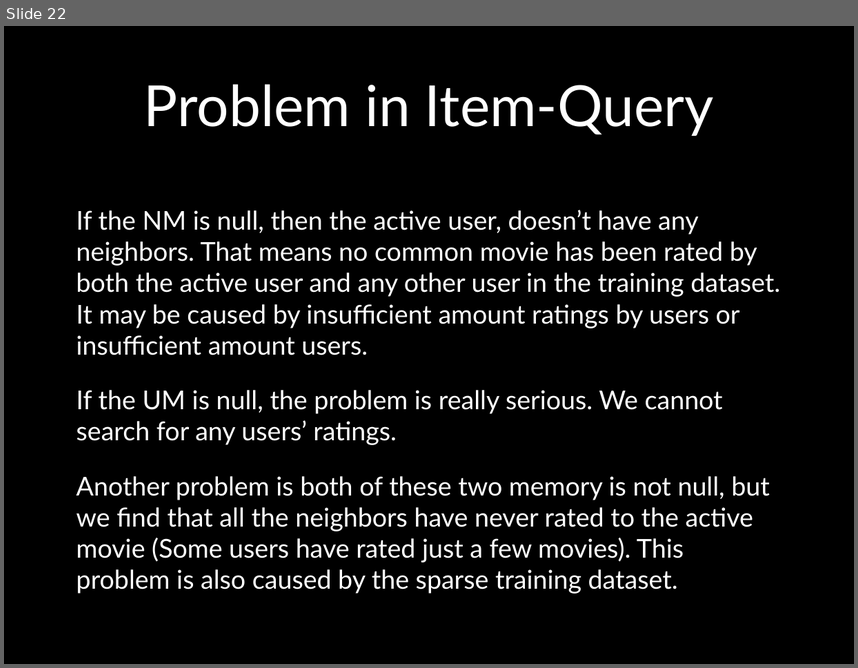
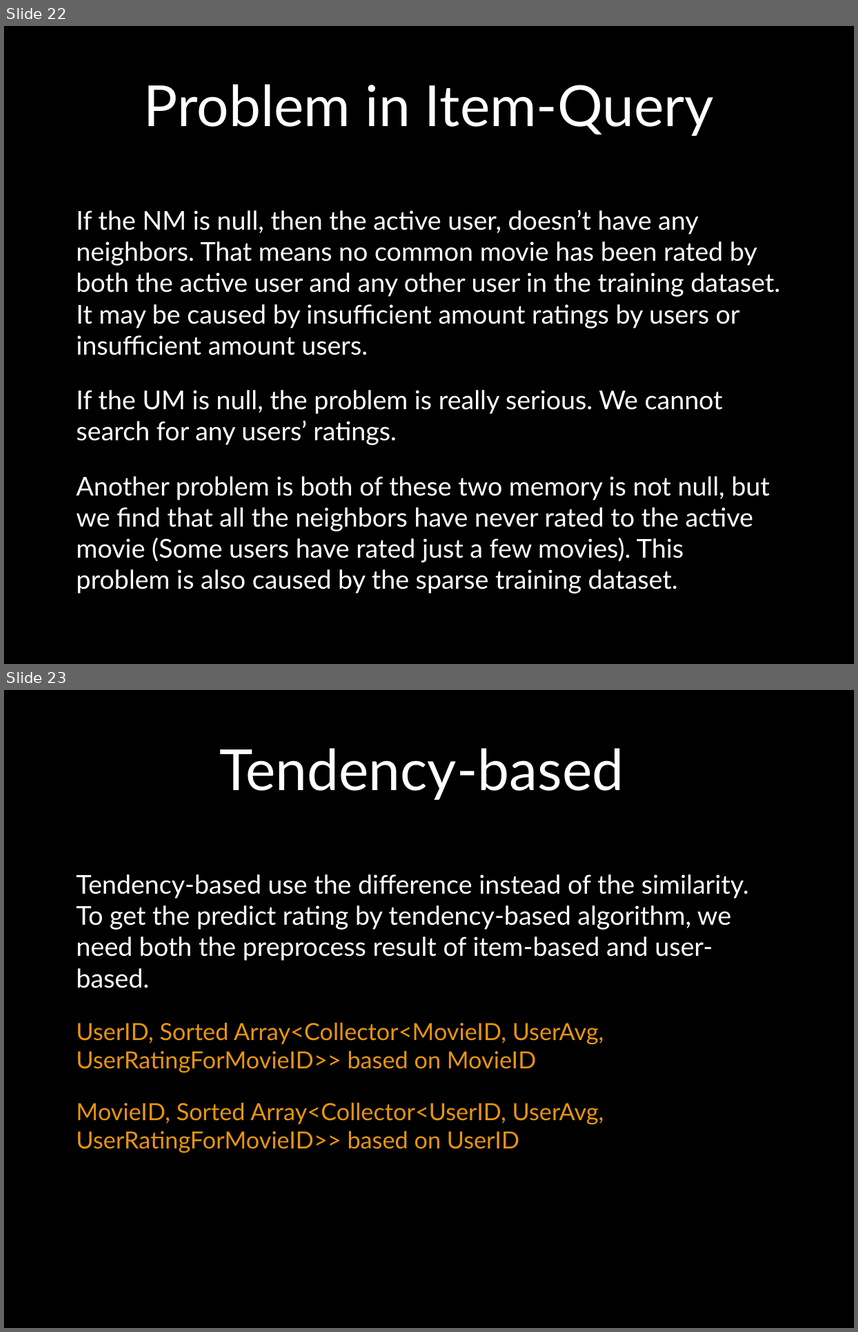
Before and after one commit to UCSBGauchos/MAE-data, a slide deck: Final Presentation.pptx. Shown one above the other, each under a label of ours: slide 22 before the commit, slides 22 and 23 after it. The pictures are 858x668 and 858x1332 pixels, drawn with LibreOffice and Linux fonts; fonts in the diff are those of the drawing; background and template pictures are left out. Boxes give left, top, right and bottom in pixels: in the first picture for what was removed or moved away, otherwise in the second. Text is boxed around its words. In the diff, an @@ line names an element or a change of style, - is before the commit and + after.

```diff
--- a/Final Presentation.pptx
+++ b/Final Presentation.pptx
@@ slide 23 added at box(4, 690, 854, 1328), background picture (left out) @@
@@ title added at box(219, 748, 624, 800), 48 pt, text #FFFFFF @@
+Tendency-based
@@ text added at box(76, 874, 749, 1153), 20 pt, text #E8950E @@
+Tendency-based use the difference instead of the similarity. To get the predict rating by tendency-based algorithm, we need both the preprocess result of item-based and user-based.
+UserID, Sorted Array<Collector<MovieID, UserAvg, UserRatingForMovieID>> based on MovieID
+MovieID, Sorted Array<Collector<UserID, UserAvg, UserRatingForMovieID>> based on UserID
```
Also in this commit, not shown: 2 slides changed, 8 other slides added.
